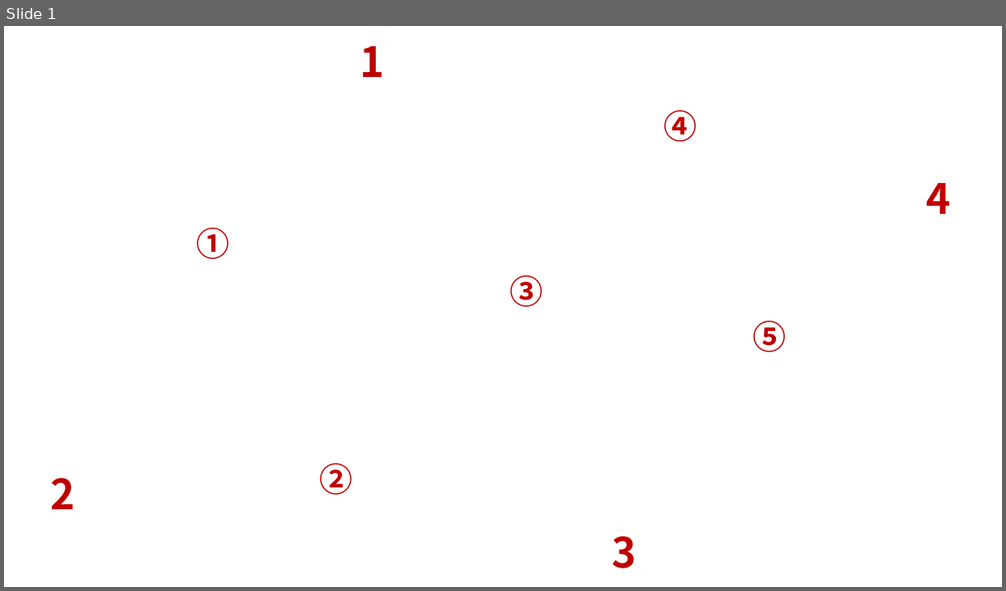
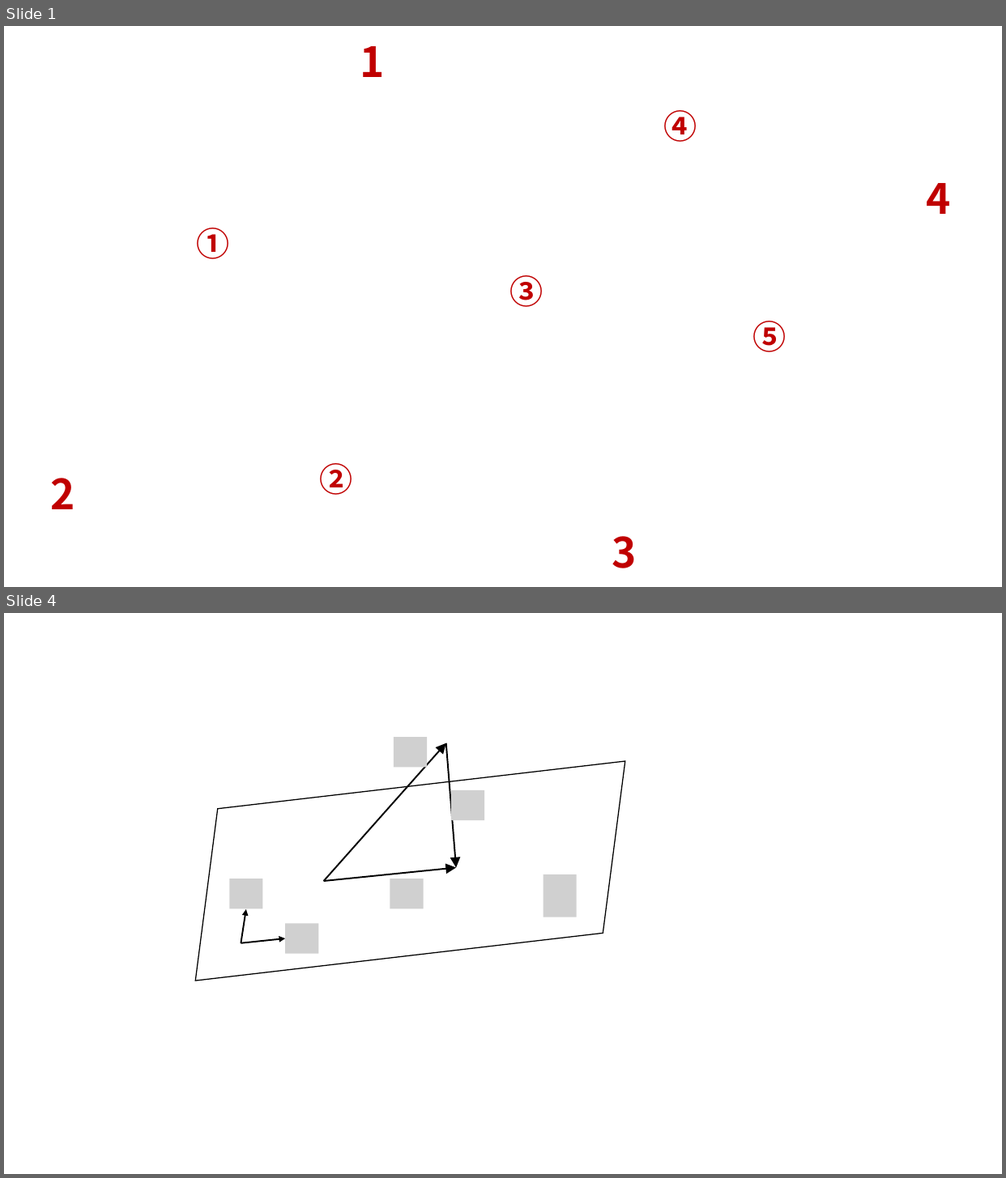
Before and after one commit to BrynhildrW/Study_Bilibili, a slide deck: figures/MIT-18.06.pptx. Shown one above the other, each under a label of ours: slide 1 before the commit, slides 1 and 4 after it; the slides between them are not shown. The pictures are 1006x591 and 1006x1178 pixels, drawn with LibreOffice and Linux fonts; fonts in the diff are those of the drawing; grey boxes stand for pictures; background and template pictures are left out. Boxes give left, top, right and bottom in pixels: in the first picture for what was removed or moved away, otherwise in the second. Text is boxed around its words. In the diff, an @@ line names an element or a change of style, - is before the commit and + after.

```diff
--- a/figures/MIT-18.06.pptx
+++ b/figures/MIT-18.06.pptx
@@ slide 4 added at bbox=[4, 613, 1002, 1174], background #FFFFFF @@
@@ arrow added from (324, 881) to (446, 743), #000000 1.5 pt @@
@@ picture added at bbox=[394, 737, 428, 767] @@
@@ arrow added from (446, 743) to (456, 867), #000000 1.5 pt @@
@@ parallelogram added at bbox=[177, 761, 645, 981], outline #000000 1 pt @@
@@ picture added at bbox=[451, 790, 484, 820] @@
@@ picture added at bbox=[229, 879, 263, 909] @@
@@ arrow added from (324, 881) to (456, 867), #000000 1.5 pt @@
@@ picture added at bbox=[390, 879, 424, 909] @@
@@ picture added at bbox=[543, 875, 577, 917] @@
@@ arrow added from (241, 943) to (246, 909), #000000 1.5 pt @@
@@ picture added at bbox=[286, 924, 319, 954] @@
@@ arrow added from (241, 943) to (286, 939), #000000 1.5 pt @@
```
Also in this commit, not shown: 1 slide changed, 2 other slides added, 7 other files.
